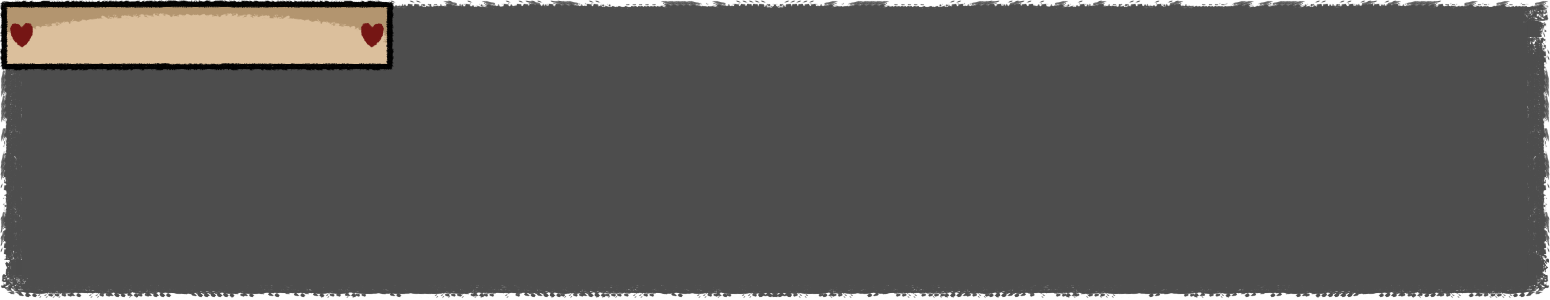
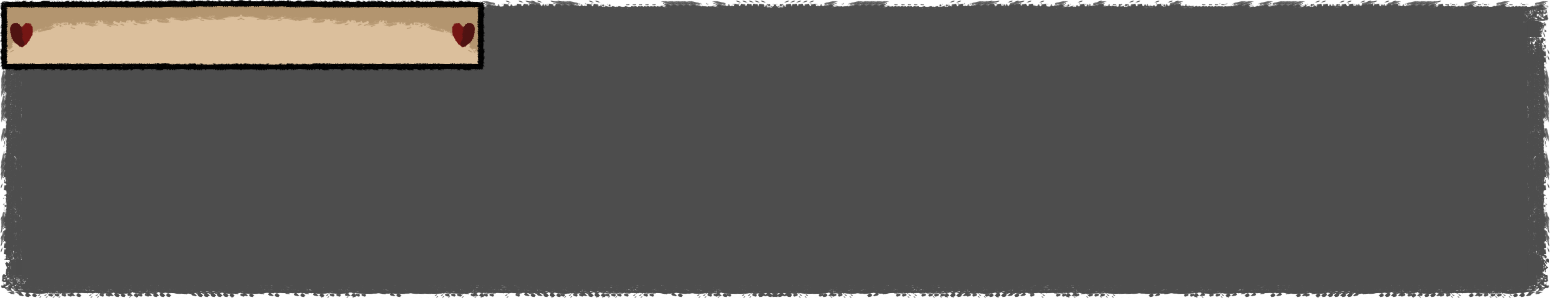
Layers edited between the first and the second 1550 × 300 image:
painted on "Pintar camada 4" over [4,3,128,53]
painted on "Pintar camada 3" over [4,3,128,53]
painted on "Pintar camada 2" over [4,1,192,70]
painted on "Pintar camada 5" over [4,0,485,71]